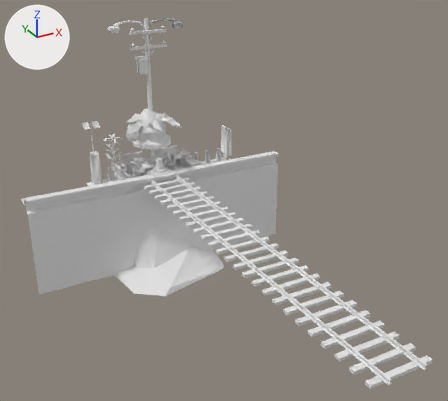
Before and after pictures for a commit that changed the Blender file models/street-props/street-props.blend.
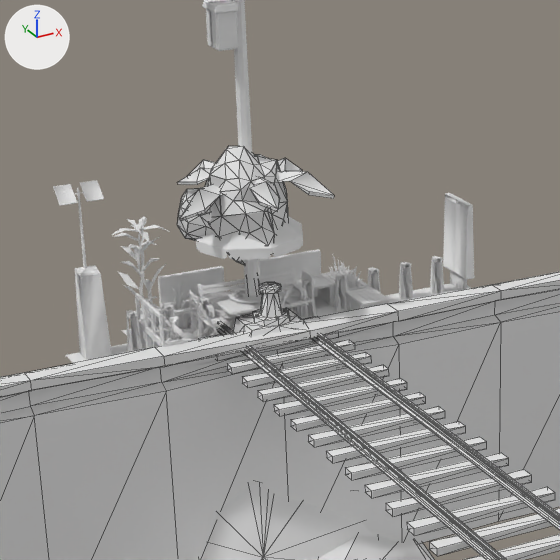
Old and new are each drawn whole from a 50 mm lens placed at (-12.48, -31.07, 12.9), pointed at (-0.34, -9.0, 1.86) and again close up on the part from 14% to 59% of the width and 14% to 64% of the height. Lighting does not change. The marker at upper left points along +X, +Y and +Z. The close-ups show mesh edges as thin lines.

The first close-up shows 'bike_share', 'outdoor_dining', 'palmtree', 'park_bench', 'parklet', 'sea_wall', 'track', 'tree-01', 'utility_pole'.
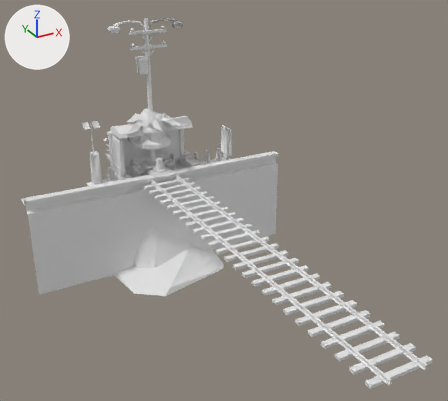
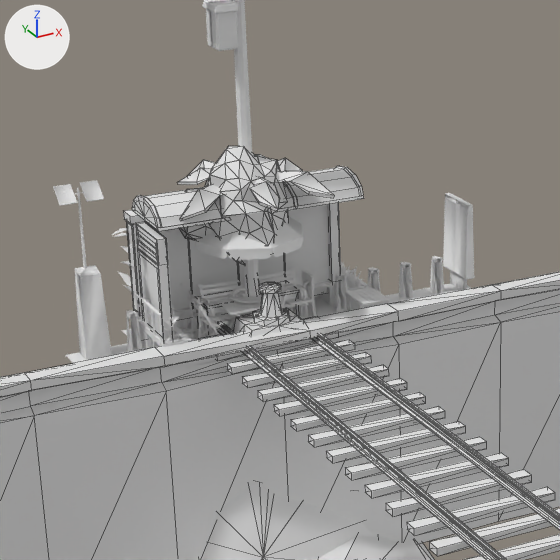
Commit message: added transit-shelter-1 & -2

Boxes [x1, y1, x2, y2] around the edits, measured in the close-ups (560 x 560 px):
'transit-shelter-1', added
    after: [123, 166, 364, 341]

What changed in the scene script:
```text
Add me_transit_shelter_1:
    me_transit_shelter_1.from_pydata(...)  # 340 vertices, 322 faces; spans x -2.26..2.26, y -0.01..3.06, z -0.92..0.65
    me_transit_shelter_1.materials.append(mat_atlas_colors)  # its picture is missing
Add ob_transit_shelter_1:
    ob_transit_shelter_1 = bpy.data.objects.new('transit-shelter-1', me_transit_shelter_1)
    ob_transit_shelter_1.location = (0.0, 0.0, 0.0)
    ob_transit_shelter_1.rotation_euler = (1.571, 0.0, 0.0)  # degrees (90, 0, 0)
```
